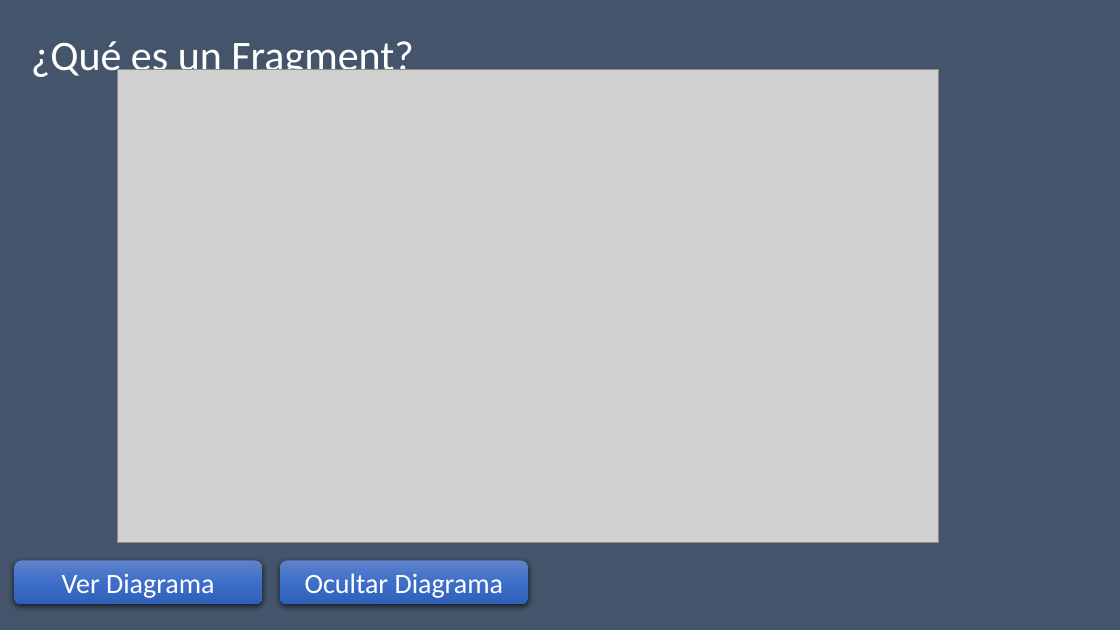
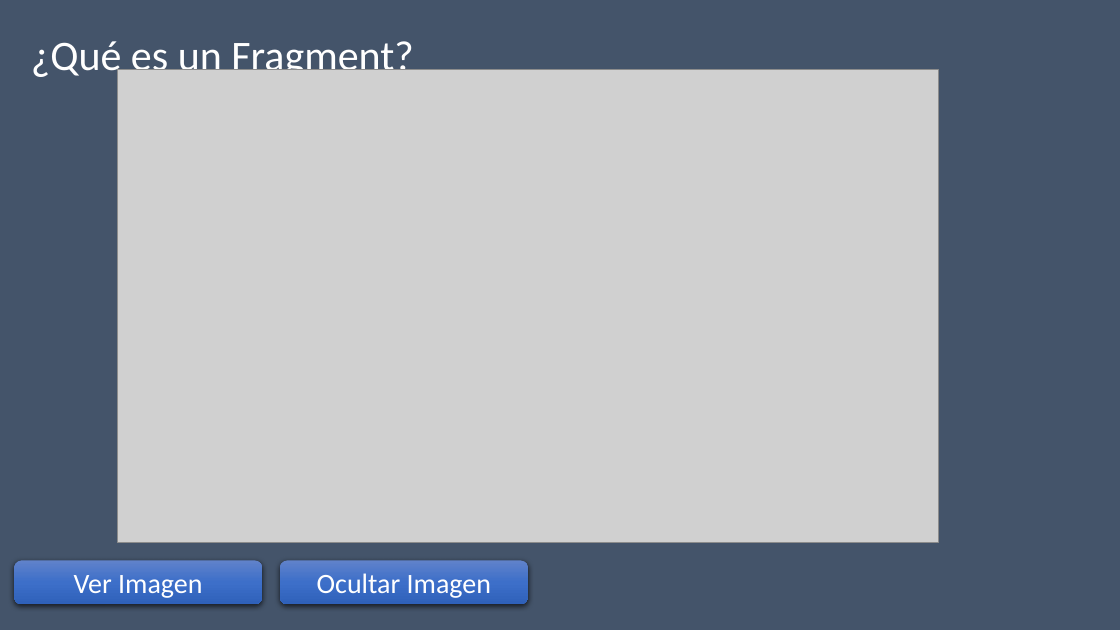
Before and after one commit to josecullen/android, a slide deck: slide 6 of Intro Android.pptx (slide 5 before the commit). Drawn at 1120x630 pixels with LibreOffice and Linux fonts; fonts in the diff are those of the drawing; grey boxes stand for pictures. Boxes give left, top, right and bottom in pixels: in the first picture for what was removed or moved away, otherwise in the second. Text is boxed around its words. In the diff, an @@ line names an element or a change of style, - is before the commit and + after.

```diff
--- a/Intro Android.pptx
+++ b/Intro Android.pptx
@@ text in rounded rectangle at <box>74,575,202,598</box>: text changed @@
-Ver Diagrama
+Ver Imagen
@@ text in rounded rectangle at <box>317,573,491,598</box>: text changed @@
-Ocultar Diagrama
+Ocultar Imagen
```
Also in this commit, not shown: 3 other slides changed, 1 slide added.
